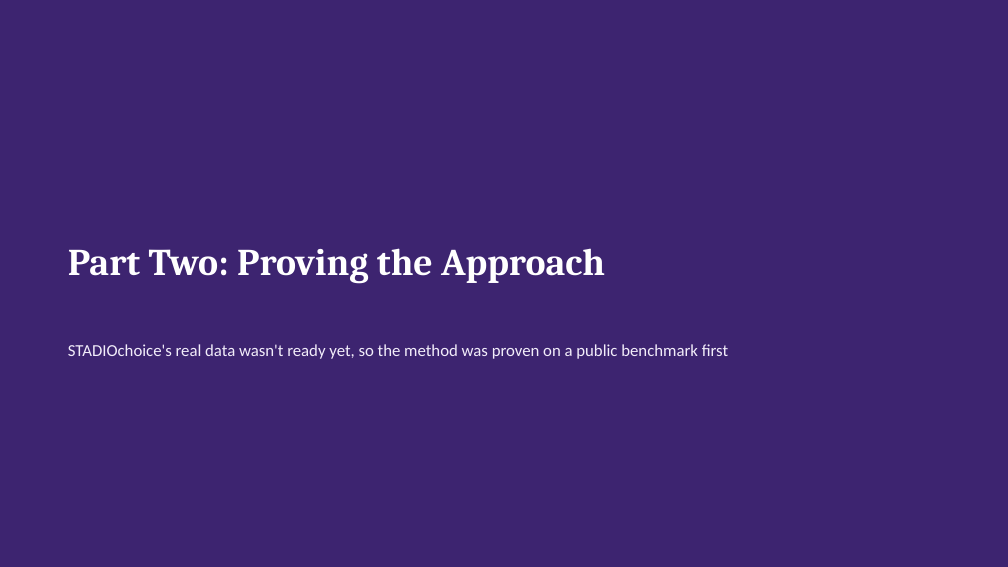
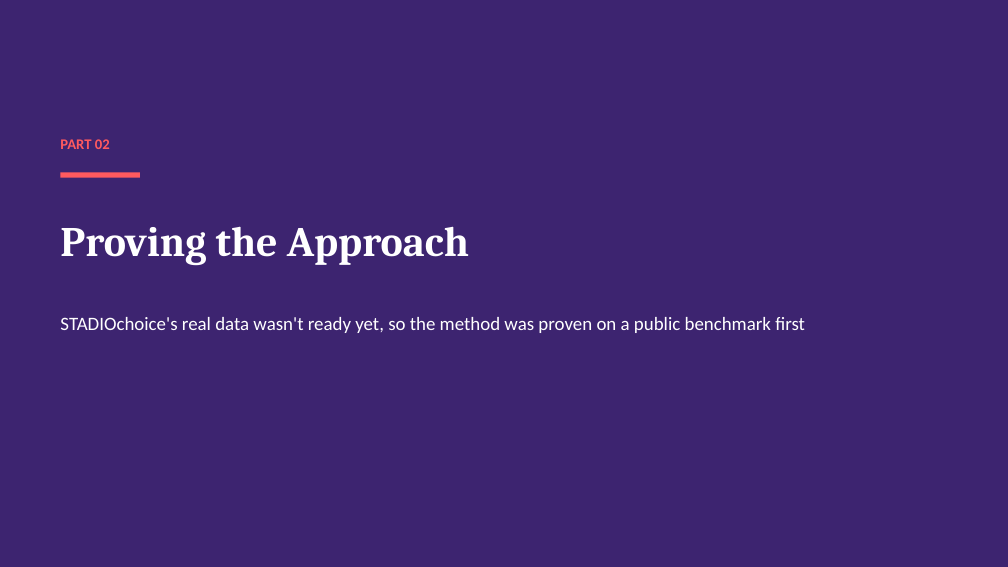
Before and after one commit to SandileJ/CAP182_SS1_SS2, a slide deck: slide 5 of SS3_PartC_Presentation.pptx. Drawn at 1008x567 pixels with LibreOffice and Linux fonts; fonts in the diff are those of the drawing. Boxes give left, top, right and bottom in pixels: in the first picture for what was removed or moved away, otherwise in the second. Text is boxed around its words. In the diff, an @@ line names an element or a change of style, - is before the commit and + after.

Commit message:
Finalize SS3 Part C slide deck layout
Manual layout and structure touch-ups in PowerPoint.

```diff
--- a/SS3_PartC_Presentation.pptx
+++ b/SS3_PartC_Presentation.pptx
@@ text added at [60, 139, 110, 149], 14 pt, text #FF5A5F, bold @@
+PART 02
@@ rectangle added at [60, 172, 140, 178], fill #FF5A5F @@
@@ title "Proving the Approach" at [60, 226, 469, 265]: vertical alignment top to middle @@
@@ title at [60, 226, 469, 265]: text changed; size 36 to 40 pt @@
-Part Two: Proving the Approach
+Proving the Approach
@@ text "STADIOchoice's real data wasn't ready ...": place and size @@
-text "STADIOchoice's real data wasn't ready ..." at [68, 344, 728, 359]
+text "STADIOchoice's real data wasn't ready ..." at [60, 317, 805, 333]
@@ text "STADIOchoice's real data wasn't ready ..." at [60, 317, 805, 333]: size 16 to 18 pt, text colour #F2EDFA to #FFFFFF @@
```
Also in this commit, not shown: 14 other slides changed.
